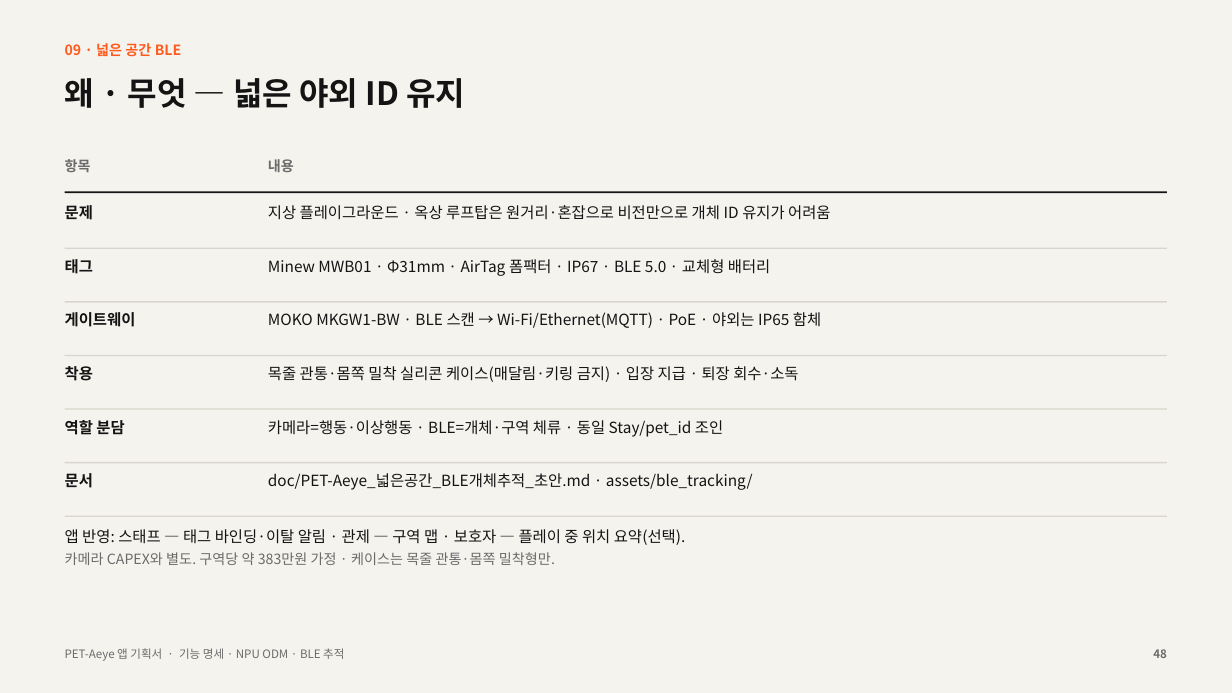
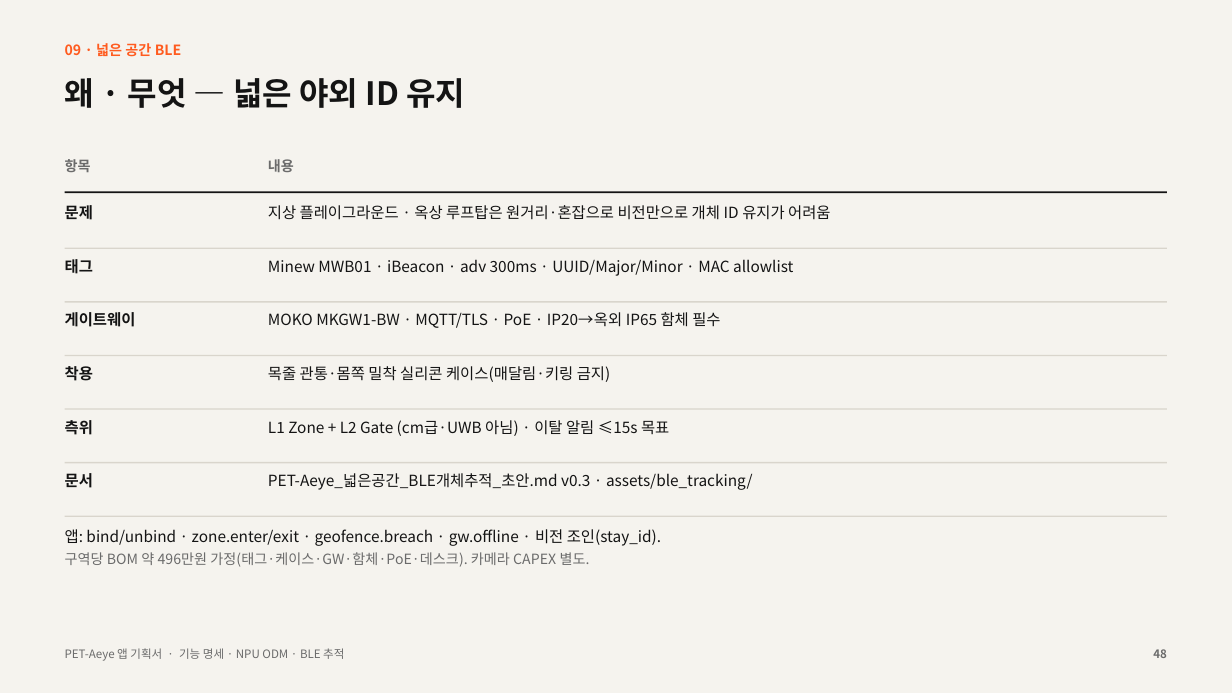
Before and after one commit to kurtkorea/pet-teamjang, a slide deck: slide 48 of doc/PLAN_PET-Aeye_apps_spec_v0.3.pptx. Drawn at 1232x693 pixels with LibreOffice and Linux fonts; fonts in the diff are those of the drawing. Boxes give left, top, right and bottom in pixels: in the first picture for what was removed or moved away, otherwise in the second. Text is boxed around its words. In the diff, an @@ line names an element or a change of style, - is before the commit and + after.

```diff
--- a/doc/PLAN_PET-Aeye_apps_spec_v0.3.pptx
+++ b/doc/PLAN_PET-Aeye_apps_spec_v0.3.pptx
@@ text at bbox=[268, 259, 793, 276]: text changed @@
-Minew MWB01 · Φ31mm · AirTag 폼팩터 · IP67 · BLE 5.0 · 교체형 배터리
+Minew MWB01 · iBeacon · adv 300ms · UUID/Major/Minor · MAC allowlist
@@ text at bbox=[268, 312, 720, 328]: text changed @@
-MOKO MKGW1-BW · BLE 스캔 → Wi-Fi/Ethernet(MQTT) · PoE · 야외는 IP65 함체
+MOKO MKGW1-BW · MQTT/TLS · PoE · IP20→옥외 IP65 함체 필수
@@ text at bbox=[268, 366, 611, 382]: text changed @@
-목줄 관통·몸쪽 밀착 실리콘 케이스(매달림·키링 금지) · 입장 지급 · 퇴장 회수·소독
+목줄 관통·몸쪽 밀착 실리콘 케이스(매달림·키링 금지)
@@ text at bbox=[65, 420, 93, 435]: text changed @@
-역할 분담
+측위
@@ text at bbox=[268, 420, 669, 436]: text changed @@
-카메라=행동·이상행동 · BLE=개체·구역 체류 · 동일 Stay/pet_id 조인
+L1 Zone + L2 Gate (cm급·UWB 아님) · 이탈 알림 ≤15s 목표
@@ text at bbox=[268, 473, 753, 490]: text changed @@
-doc/PET-Aeye_넓은공간_BLE개체추적_초안.md · assets/ble_tracking/
+PET-Aeye_넓은공간_BLE개체추적_초안.md v0.3 · assets/ble_tracking/
@@ text at bbox=[65, 529, 661, 567]: text changed @@
-앱 반영: 스태프 — 태그 바인딩·이탈 알림 · 관제 — 구역 맵 · 보호자 — 플레이 중 위치 요약(선택).
-카메라 CAPEX와 별도. 구역당 약 383만원 가정 · 케이스는 목줄 관통·몸쪽 밀착형만.
+앱: bind/unbind · zone.enter/exit · geofence.breach · gw.offline · 비전 조인(stay_id).
+구역당 BOM 약 496만원 가정(태그·케이스·GW·함체·PoE·데스크). 카메라 CAPEX 별도.
```
Also in this commit, not shown: 2 other slides changed, 1 slide added, 7 other files.
